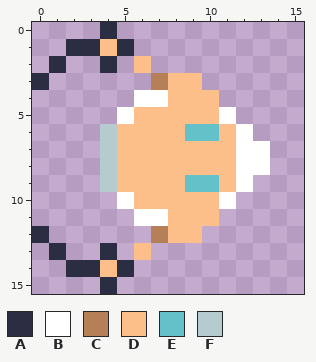
A pixel-art sprite gets an edit: assets/actors/npc/prisoner/prisoner.png. Above, as it was before the edit.
The file is 16x16 pixels.
Palette (. is transparent): A #2b2e42  B #ffffff  C #b58057  D #fcbf8a  E #63c2c9  F #b6cbcf
Pixels before, first column x 0:
 0 ....A.........
 1 ..AADA........
 2 .A..A.D.......
 3 A......CDD....
 4 ......BBDDD...
 5 .....BDDDDDB..
 6 ....FDDDDEEDB.
 7 ....FDDDDDDDBB
 8 ....FDDDDDDDBB
 9 ....FDDDDEEDB.
10 .....BDDDDDB..
11 ......BBDDD...
12 A......CDD....
13 .A..A.D.......
14 ..AADA........
15 ....A.........
The same view after the edit:
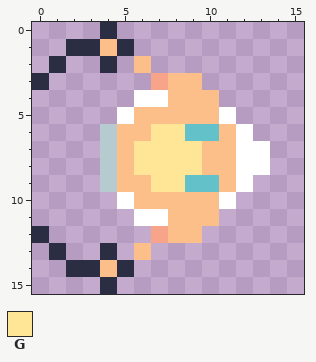
Colours new in this view: G #ffe596
Changes in this commit:
colour C: #b58057 -> #f7a48b
Changed rows in their new state; - is a pixel that keeps its letter.
first column x 6:
 6 -GG-
 7 GGGG
 8 GGGG
 9 -GG-
